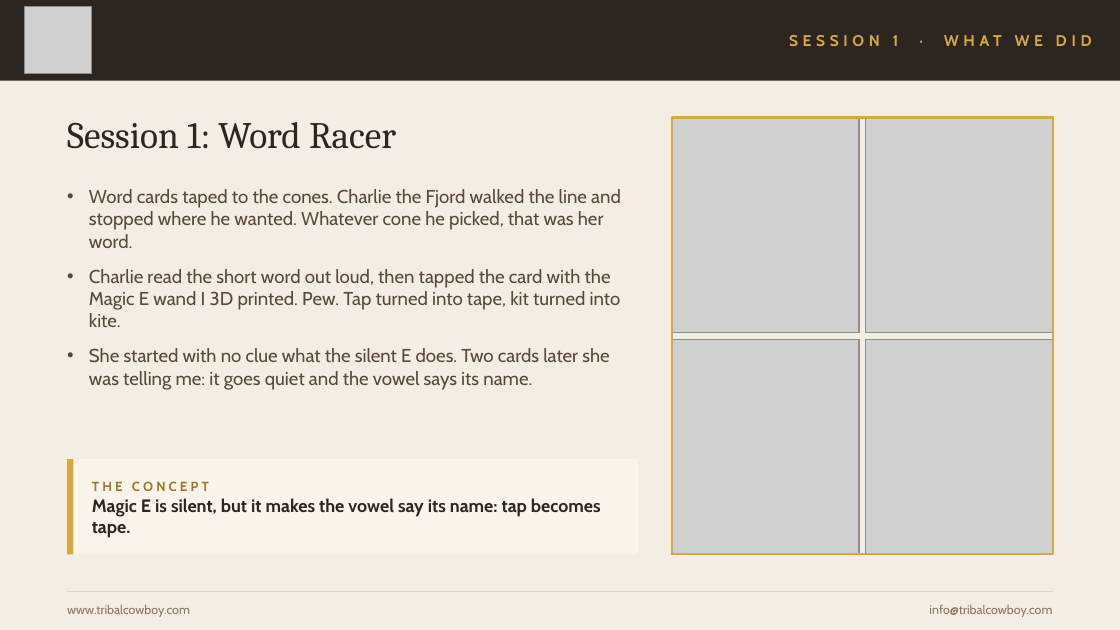
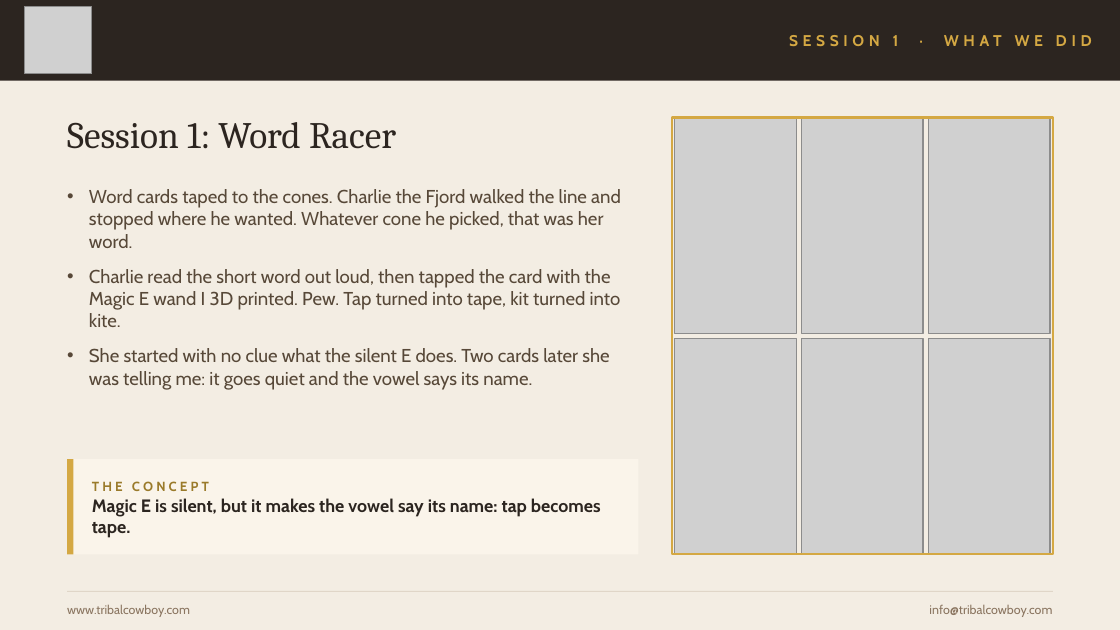
Before and after one commit to mrshuffhines-byte/tribal-cowboy-webhook, a slide deck: slide 3 of content/presentations/HPR-Class4-Practice-Sessions.pptx. Drawn at 1120x630 pixels with LibreOffice and Linux fonts; fonts in the diff are those of the drawing; grey boxes stand for pictures. Boxes give left, top, right and bottom in pixels: in the first picture for what was removed or moved away, otherwise in the second. Text is boxed around its words. In the diff, an @@ line names an element or a change of style, - is before the commit and + after.

```diff
--- a/content/presentations/HPR-Class4-Practice-Sessions.pptx
+++ b/content/presentations/HPR-Class4-Practice-Sessions.pptx
@@ picture: place and size @@
-picture at [672,118,859,333]
+picture at [675,118,796,334]
@@ picture added at [802,118,923,334] @@
@@ picture: place and size @@
-picture at [866,118,1053,333]
+picture at [928,118,1049,334]
@@ picture: place and size @@
-picture at [672,339,859,554]
+picture at [675,338,796,554]
@@ picture added at [802,338,923,554] @@
@@ picture: place and size @@
-picture at [866,339,1053,554]
+picture at [928,338,1049,554]
```
